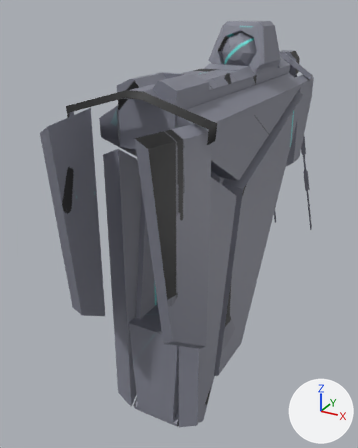
A saved change to the FBX model Resource/Enemy/BattleShip/BattleshipEnemy_HachOpen_anim.fbx.
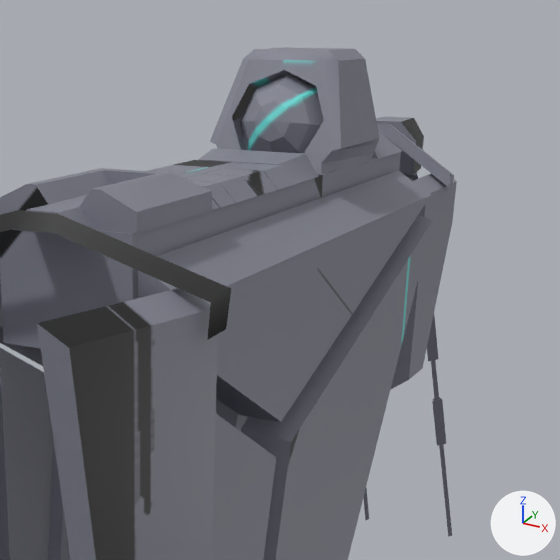
Each version appears first whole from a 50 mm camera at (2.19, -5.23, 2.36) aimed at (-0.58, -0.19, -0.16), and next in a close-up on the part from 33% to 100% of the width and 0% to 54% of the height. The axes (+X, +Y, +Z) are drawn at lower right. The lights are the same throughout. Where no turn or scale is listed for an object, it has been applied to the vertices. Vertices at the same position are counted once.

The first close-up shows 'BattleshipEnemy_Mesh'.
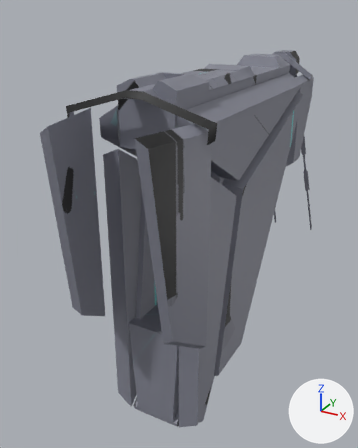
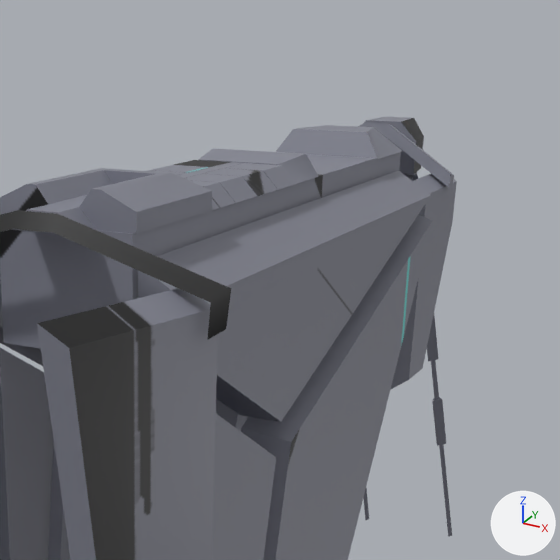
Edits to the bpy script that builds the scene:
```text
Change me_mesh:
    where me_mesh.from_pydata(...)  # 596 vertices, 1018 faces; spans x -0.71..0.71, y -2.54..2.99, z -2.16..2.21
    used by ob_battleshipenemy_mesh; location = (0.0, 0.0, 0.0)
    me_mesh part 1: the loose piece of 58 vertices spanning x -0.23..0.23, y -0.02..0.45, z 1.64..2.11 is deleted
    me_mesh part 2: the loose piece of 57 vertices spanning x -0.33..0.33, y -0.02..0.62, z 1.69..2.21 is deleted
```

Changed parts and their boxes [x1, y1, x2, y2] in the close-ups (560 x 560 px):
'BattleshipEnemy_Mesh', reshaped: before [0, 48, 457, 560]; after [0, 117, 457, 560]
part 1 of me_mesh, deleted: before [240, 74, 324, 153]
part 2 of me_mesh, deleted: before [210, 48, 379, 174]
